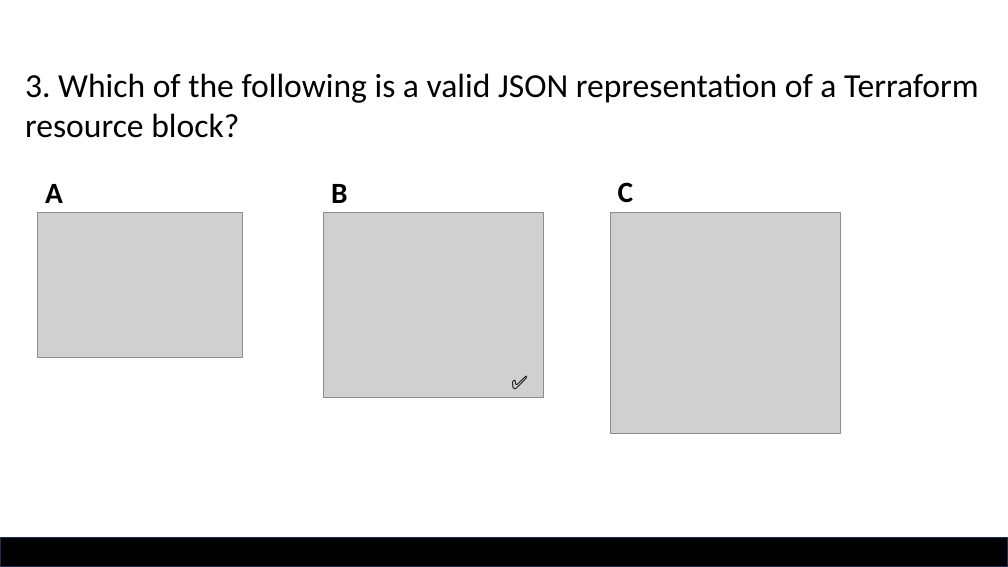
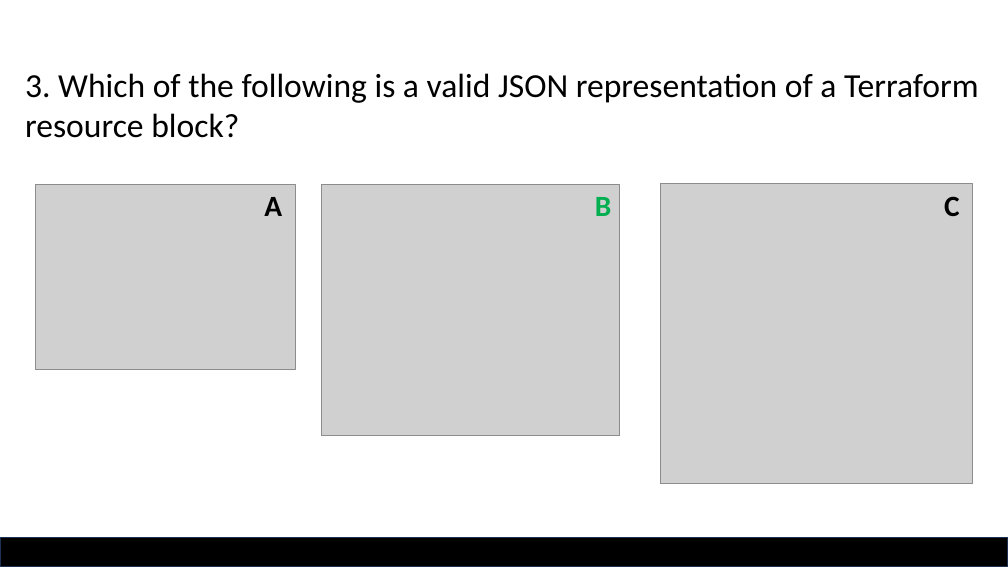
Before and after one commit to qatip/tf-int-trainers, a slide deck: slide 22 of module_2_json_syntax.pptx. Drawn at 1008x567 pixels with LibreOffice and Linux fonts; fonts in the diff are those of the drawing; grey boxes stand for pictures; background and template pictures are left out. Boxes give left, top, right and bottom in pixels: in the first picture for what was removed or moved away, otherwise in the second. Text is boxed around its words. In the diff, an @@ line names an element or a change of style, - is before the commit and + after.

```diff
--- a/module_2_json_syntax.pptx
+++ b/module_2_json_syntax.pptx
@@ picture: place and size @@
-picture at bbox=[38, 212, 243, 358]
+picture at bbox=[35, 185, 295, 369]
@@ text "A": place and size @@
-text "A" at bbox=[45, 184, 63, 203]
+text "A" at bbox=[264, 197, 282, 216]
@@ picture: place and size @@
-picture at bbox=[324, 212, 543, 397]
+picture at bbox=[321, 185, 620, 436]
@@ text "B": place and size @@
-text "B" at bbox=[331, 184, 347, 203]
+text "B" at bbox=[595, 197, 611, 216]
@@ text "B" at bbox=[595, 197, 611, 216]: text colour #000000 to #00B050 @@
@@ picture: place and size @@
-picture at bbox=[610, 212, 841, 433]
+picture at bbox=[660, 184, 973, 484]
@@ text "C": place and size @@
-text "C" at bbox=[618, 182, 634, 203]
+text "C" at bbox=[944, 196, 960, 216]
@@ text removed at bbox=[504, 367, 551, 397] @@
-✅
```
Also in this commit, not shown: 5 other slides changed, 1 other file.
